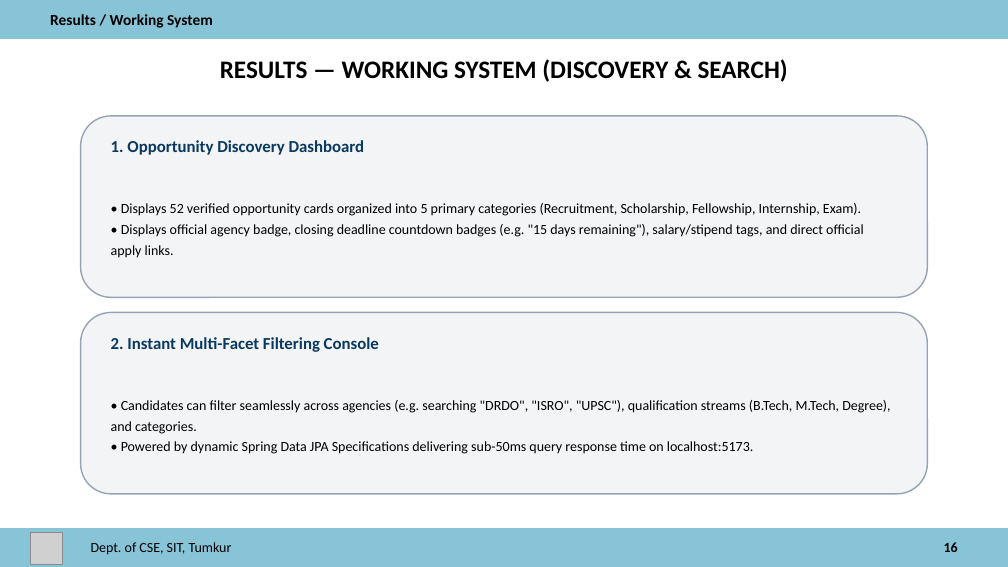
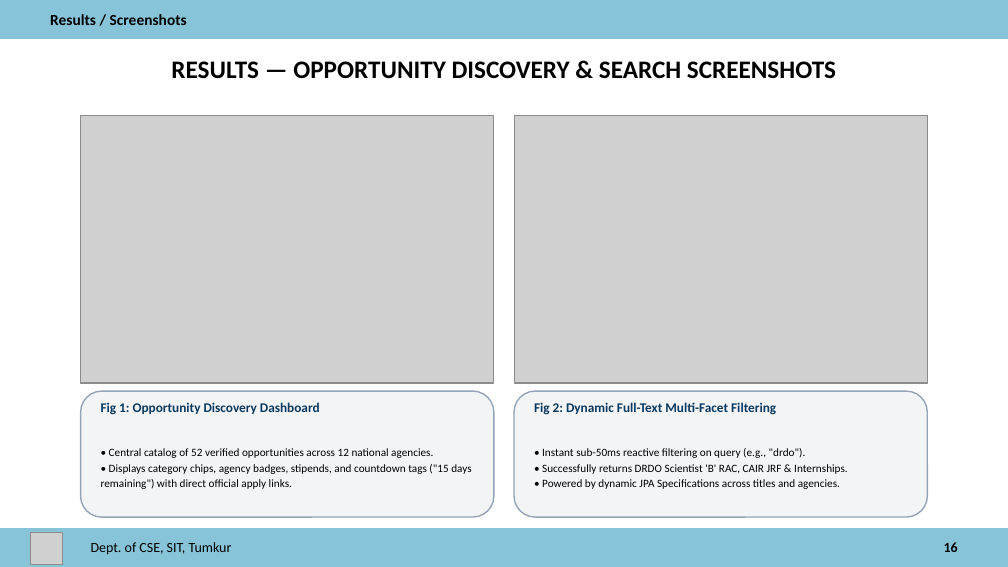
Before and after one commit to sana-nong/minipro, a slide deck: slide 16 of Centralized_Gov_Opportunity_Platform_Phase2_SIT_Template.pptx. Drawn at 1008x567 pixels with LibreOffice and Linux fonts; fonts in the diff are those of the drawing; grey boxes stand for pictures. Boxes give left, top, right and bottom in pixels: in the first picture for what was removed or moved away, otherwise in the second. Text is boxed around its words. In the diff, an @@ line names an element or a change of style, - is before the commit and + after.

Commit message:
Add Phase 2 evaluation PPT with embedded live screenshots and exact SIT template

```diff
--- a/Centralized_Gov_Opportunity_Platform_Phase2_SIT_Template.pptx
+++ b/Centralized_Gov_Opportunity_Platform_Phase2_SIT_Template.pptx
@@ text at box(50, 14, 187, 25): text changed @@
-Results / Working System
+Results / Screenshots
@@ text at box(171, 61, 836, 79): text changed @@
-RESULTS — WORKING SYSTEM (DISCOVERY & SEARCH)
+RESULTS — OPPORTUNITY DISCOVERY & SEARCH SCREENSHOTS
@@ rounded rectangle removed at box(81, 116, 927, 297) @@
@@ picture added at box(81, 116, 494, 383) @@
@@ picture added at box(514, 116, 927, 383) @@
@@ text removed at box(111, 203, 864, 258) @@
-• Displays 52 verified opportunity cards organized into 5 primary categories (Recruitment, Scholarship, Fellowship, Internship, Exam).
-• Displays official agency badge, closing deadline countdown badges (e.g. "15 days remaining"), salary/stipend tags, and direct official apply links.
@@ text removed at box(111, 337, 379, 352) @@
-2. Instant Multi-Facet Filtering Console
@@ rounded rectangle: place and size @@
-rounded rectangle at box(81, 312, 927, 494)
+rounded rectangle at box(81, 391, 494, 517)
@@ text at box(101, 402, 320, 415): text changed; size 12 to 9.5 pt @@
-1. Opportunity Discovery Dashboard
+Fig 1: Opportunity Discovery Dashboard
@@ text removed at box(111, 400, 890, 454) @@
-• Candidates can filter seamlessly across agencies (e.g. searching "DRDO", "ISRO", "UPSC"), qualification streams (B.Tech, M.Tech, Degree), and categories.
-• Powered by dynamic Spring Data JPA Specifications delivering sub-50ms query response time on localhost:5173.
@@ rounded rectangle added at box(514, 391, 927, 517), fill #F3F4F6, outline #94A3B8 1 pt @@
@@ text added at box(534, 402, 776, 415), 9.5 pt, text #0A3960, bold @@
+Fig 2: Dynamic Full-Text Multi-Facet Filtering
@@ text added at box(101, 448, 471, 489), 8 pt, text #000000 @@
+• Central catalog of 52 verified opportunities across 12 national agencies.
+• Displays category chips, agency badges, stipends, and countdown tags ("15 days remaining") with direct official apply links.
@@ text added at box(542, 448, 848, 489), 8 pt, text #000000 @@
+• Instant sub-50ms reactive filtering on query (e.g., "drdo").
+• Successfully returns DRDO Scientist 'B' RAC, CAIR JRF & Internships.
+• Powered by dynamic JPA Specifications across titles and agencies.
```
Also in this commit, not shown: 1 other slide changed, 1 other file.
